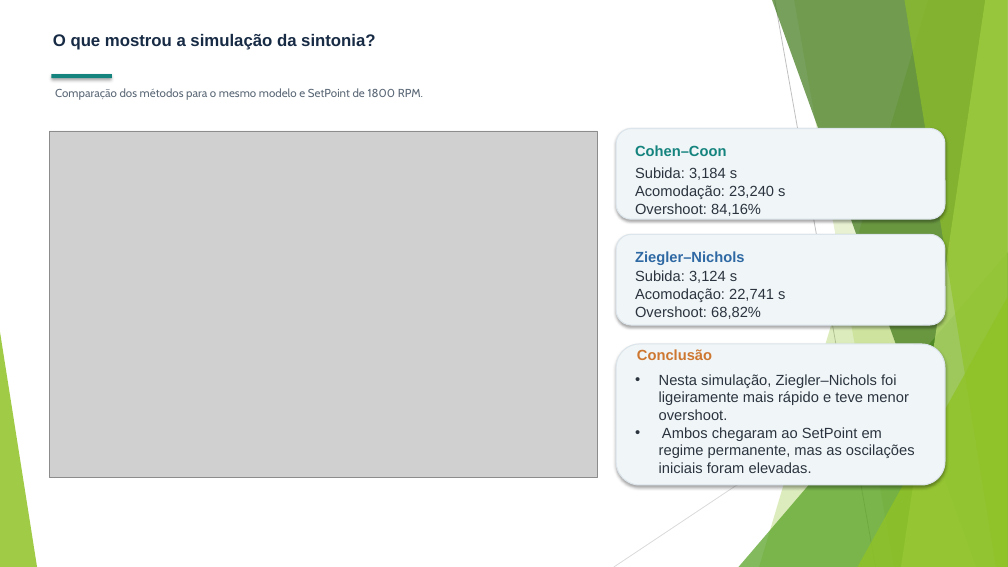
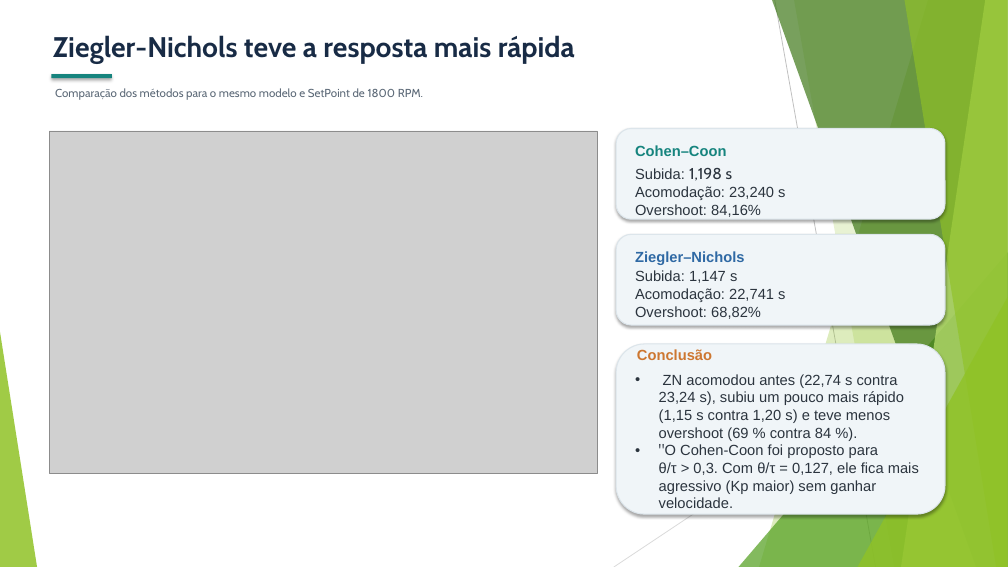
Before and after one commit to MariaRitaRR/projeto-de-embarcados-c13, a slide deck: slide 11 of Slides_Projeto_C13_1.pptx. Drawn at 1008x567 pixels with LibreOffice and Linux fonts; fonts in the diff are those of the drawing; grey boxes stand for pictures. Boxes give left, top, right and bottom in pixels: in the first picture for what was removed or moved away, otherwise in the second. Text is boxed around its words. In the diff, an @@ line names an element or a change of style, - is before the commit and + after.

Commit message:
docs: atualiza slides de identificação e comparação dos métodos
- corrige o tempo de subida e a conclusão do slide de comparação (critério: acomodação)
- troca a figura do ajuste fino pela versão com zoom
- adiciona as fórmulas de Smith e Sundaresan e o slide 'Por que Smith?'

```diff
--- a/Slides_Projeto_C13_1.pptx
+++ b/Slides_Projeto_C13_1.pptx
@@ text at [53, 35, 575, 63]: text changed; size 16 to 27 pt; font Arial to Cabin @@
-O que mostrou a simulação da sintonia?
+Ziegler-Nichols teve a resposta mais rápida
@@ picture: place and size @@
-picture at [49, 131, 597, 478]
+picture at [49, 131, 597, 473]
@@ text at [635, 168, 785, 217]: text changed @@
-Subida: 3,184 s
-Acomodação: 23,240 s
-Overshoot: 84,16%
+Subida: 1,198 s
+Acomodação: 23,240 s
+Overshoot: 84,16%
@@ text at [635, 270, 785, 319]: text changed @@
-Subida: 3,124 s
-Acomodação: 22,741 s
-Overshoot: 68,82%
+Subida: 1,147 s
+Acomodação: 22,741 s
+Overshoot: 68,82%
@@ rounded rectangle: place and size @@
-rounded rectangle at [616, 344, 945, 485]
+rounded rectangle at [616, 344, 945, 514]
@@ text at [659, 374, 919, 508]: text changed @@
-• Nesta simulação, Ziegler–Nichols foi ligeiramente mais rápido e teve menor overshoot.
-• Ambos chegaram ao SetPoint em regime permanente, mas as oscilações iniciais foram elevadas.
+• ZN acomodou antes (22,74 s contra 23,24 s), subiu um pouco mais rápido (1,15 s contra 1,20 s) e teve menos overshoot (69 % contra 84 %).
+• "O Cohen-Coon foi proposto para θ/τ > 0,3. Com θ/τ = 0,127, ele fica mais agressivo (Kp maior) sem ganhar velocidade.
```
Also in this commit, not shown: 3 other slides changed, 1 slide added, 1 slide removed.
